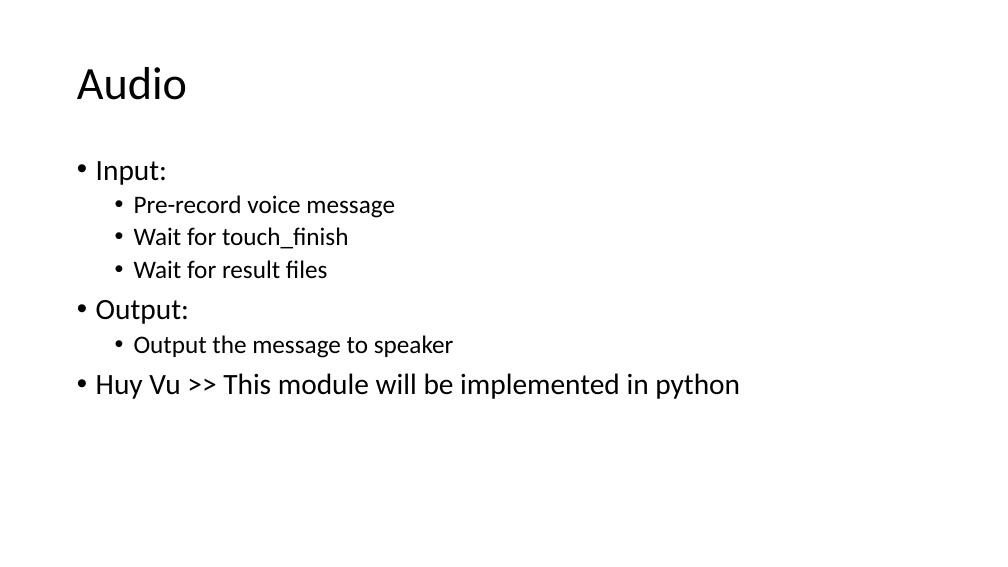
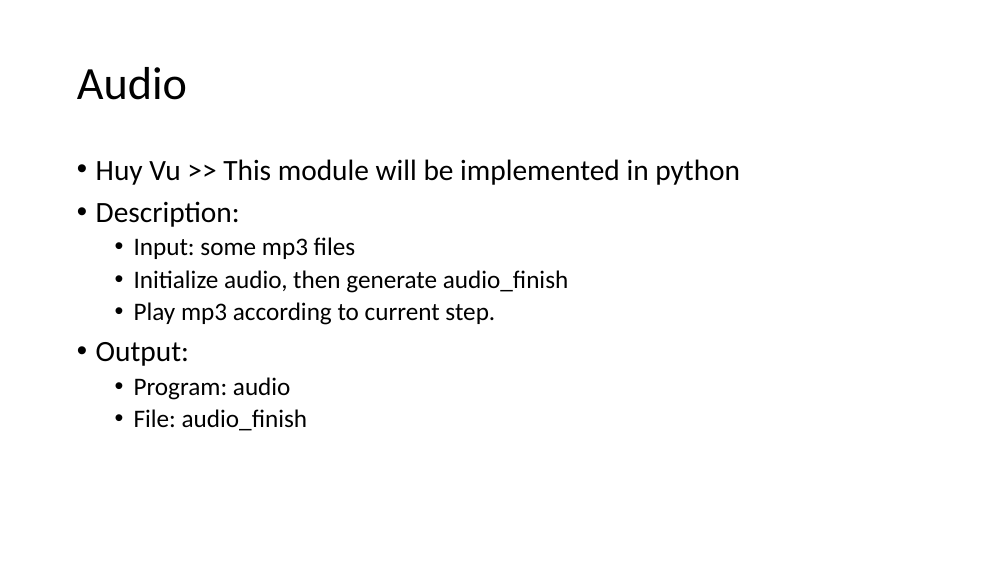
Before and after one commit to nguyenphu27/MyThesis, a slide deck: slide 7 of 00_Document/00_development_process/PPT_FunctionSpecification_R00.pptx (slide 12 before the commit). Drawn at 1008x567 pixels with LibreOffice and Linux fonts; fonts in the diff are those of the drawing. Boxes give left, top, right and bottom in pixels: in the first picture for what was removed or moved away, otherwise in the second. Text is boxed around its words. In the diff, an @@ line names an element or a change of style, - is before the commit and + after.

Commit message:
Update main, main_class, func spec
main_class now could init all module instance (include submodule)
Make Function specification more clearly

```diff
--- a/00_Document/00_development_process/PPT_FunctionSpecification_R00.pptx
+++ b/00_Document/00_development_process/PPT_FunctionSpecification_R00.pptx
@@ text at (96,159,740,325): text changed @@
-• Input:
-  • Pre-record voice message
-  • Wait for touch_finish
-  • Wait for result files
+• Huy Vu >> This module will be implemented in python
+• Description:
+  • Input: some mp3 files
+  • Initialize audio, then generate audio_finish
+  • Play mp3 according to current step.
@@ text at (134,377,308,431): text changed; size 28 to 24 pt @@
-  • Output the message to speaker
-• Huy Vu >> This module will be implemented in python
+  • Program: audio
+  • File: audio_finish
```
Also in this commit, not shown: 16 other slides changed, 1 slide added, 2 other files.
